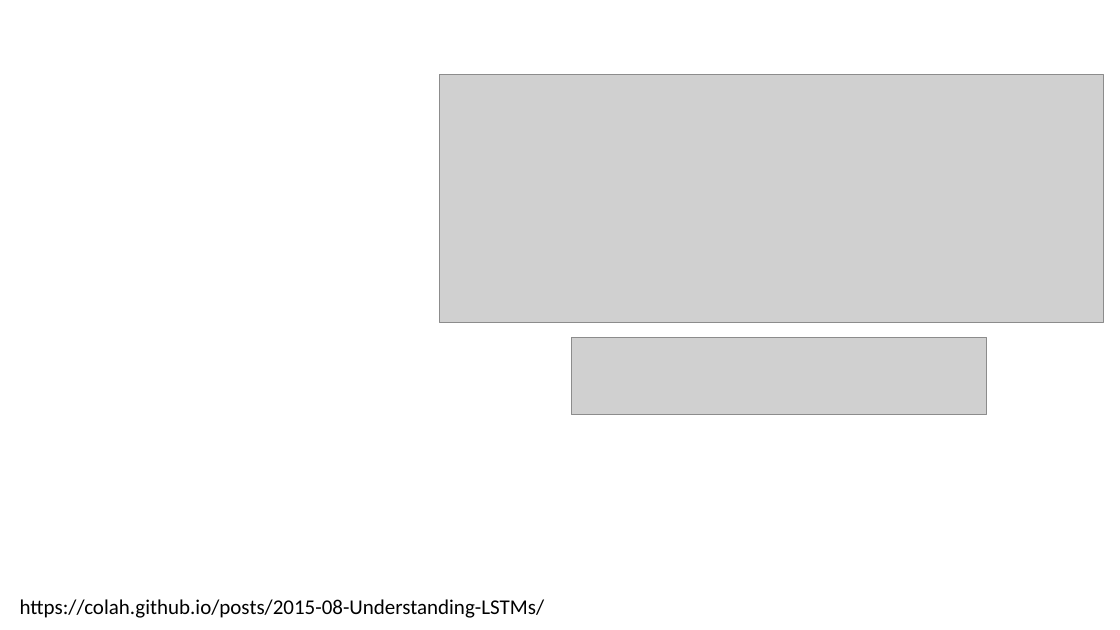
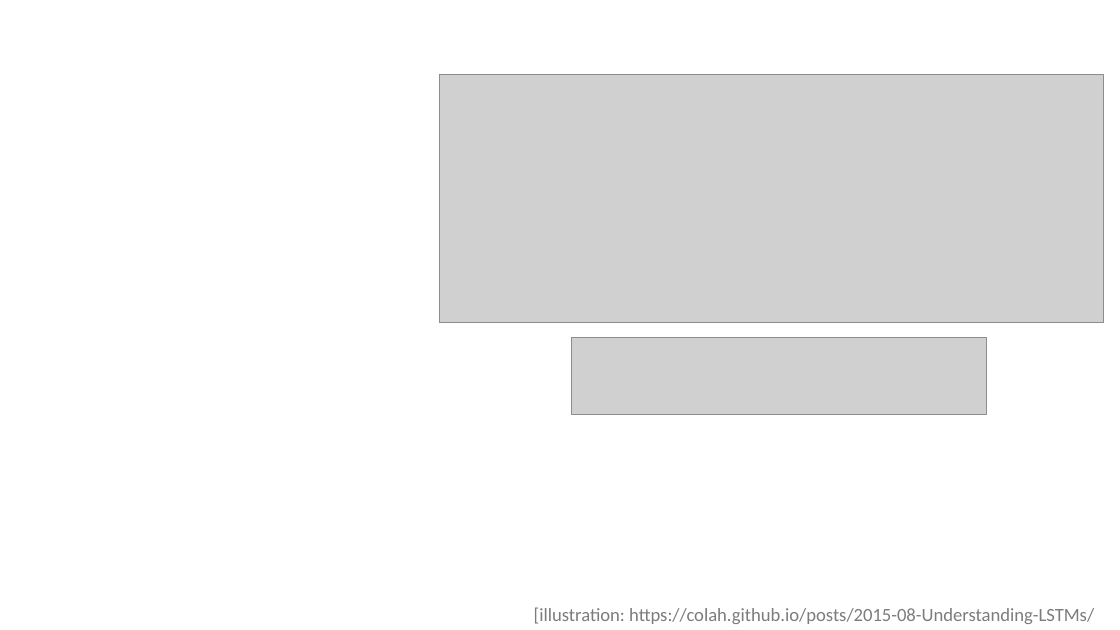
Before and after one commit to jolindien-git/jolindien-git.github.io, a slide deck: slide 37 of Intelligence Artificielle et Analyse de donnees.pptx. Drawn at 1120x630 pixels with LibreOffice and Linux fonts; fonts in the diff are those of the drawing; grey boxes stand for pictures. Boxes give left, top, right and bottom in pixels: in the first picture for what was removed or moved away, otherwise in the second. Text is boxed around its words. In the diff, an @@ line names an element or a change of style, - is before the commit and + after.

```diff
--- a/Intelligence Artificielle et Analyse de donnees.pptx
+++ b/Intelligence Artificielle et Analyse de donnees.pptx
@@ text at box(534, 607, 1094, 624): text changed; size 18 to 16 pt; text colour #000000 to #7C7C7C @@
-https://colah.github.io/posts/2015-08-Understanding-LSTMs/
+[illustration: https://colah.github.io/posts/2015-08-Understanding-LSTMs/
```
Also in this commit, not shown: 7 other slides changed, 5 slides added, 3 slides removed.
